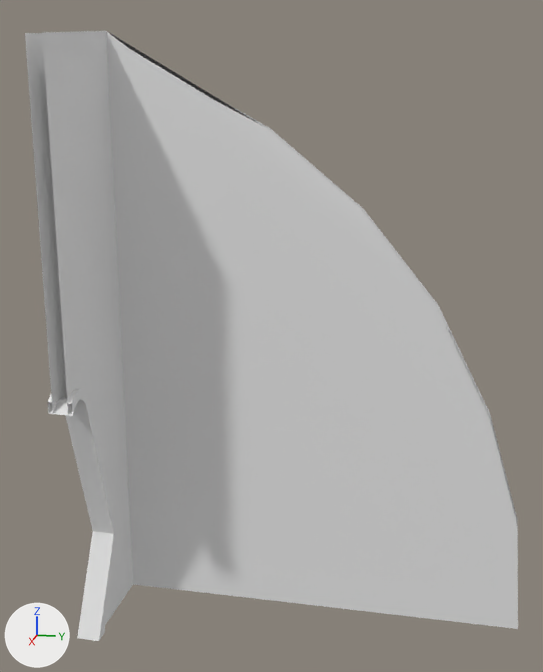
Before and after pictures for a commit that changed the FBX model Import/Module_MurAngle_Quartier.fbx.
Before and after are seen from a camera (50 mm lens) standing at (9.82, 6.45, 6.4) and looking at (0.97, 4.68, 4.18). The axes (+X, +Y, +Z) are drawn at lower left. The lights are the same throughout. Where no turn or scale is listed for an object, it has been applied to the vertices. Vertices at the same position are counted once.

The older version as bpy lines, for what is in view:
```python
me_mesh = bpy.data.meshes.new('Mesh')
me_mesh.from_pydata(...)  # 308 vertices, 404 faces; spans x 0.0..1.91, y 2.12..8.0, z 0.0..7.88
ob_line004 = bpy.data.objects.new('Line004', me_mesh)
ob_line004.location = (0.0, 0.0, 0.0)
```
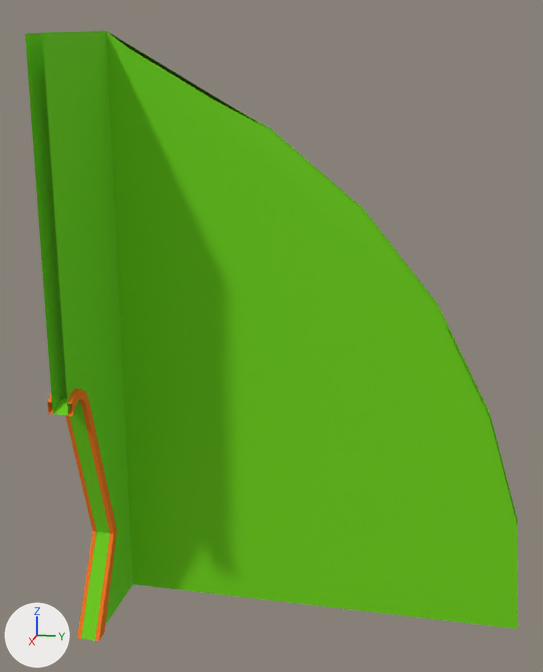
What differs and where, as boxes [x1, y1, x2, y2] in the pictures (543 x 672 px):
part 1 of me_mesh, recoloured (grey to green)
    both: [25, 34, 133, 641]
part 2 of me_mesh, recoloured (grey to green)
    both: [25, 31, 133, 581]
part 3 of me_mesh, recoloured (grey to green)
    both: [106, 31, 517, 584]
part 4 of me_mesh, recoloured (grey to green)
    both: [134, 414, 518, 629]
part 5 of me_mesh, recoloured (grey to orange)
    both: [48, 389, 117, 641]

Diff of the bpy script that builds the scene:
```diff
--- a/Import/Module_MurAngle_Quartier.fbx.py
+++ b/Import/Module_MurAngle_Quartier.fbx.py
@@ mat_material__42 @@
+mat_material__42 = principled_material('Material #42')
+mat_material__42.base_color = (0.153, 0.655, 0.0)  # green #6dd400
+mat_material__42.roughness = 0.859
@@ mat_material__43 @@
+mat_material__43 = principled_material('Material #43')
+mat_material__43.base_color = (0.91, 0.184, 0.0)  # orange #f57700
+mat_material__43.roughness = 0.859
@@ me_mesh @@
 me_mesh.from_pydata(...)  # 308 vertices, 404 faces; spans x 0.0..1.91, y 2.12..8.0, z 0.0..7.88
 # used by ob_line004; location = (0.0, 0.0, 0.0)
+# me_mesh part 1: 92 of the faces centred in x 0.61..1.87, y 2.18..2.38, z 0.0..3.64 switch from no material to mat_material__42 (green #6dd400)
+# me_mesh part 2: 21 of the faces centred in x 0.0..1.91, y 2.18..2.48, z 4.75..5.17 switch from no material to mat_material__42 (green #6dd400)
+# me_mesh part 3: 16 of the faces centred in x 0.0..0.2, y 3.28..7.96, z 0.51..7.33 switch from no material to mat_material__42 (green #6dd400)
+# me_mesh part 4: 3 of the faces centred in x 0.0..0.2, y 5.83..6.08, z 0.51..1.52 switch from no material to mat_material__42 (green #6dd400)
+# me_mesh part 5: 272 of the faces centred in x 0.82..1.88, y 2.12..2.43, z 0.0..3.57 switch from no material to mat_material__43 (orange #f57700)
```
